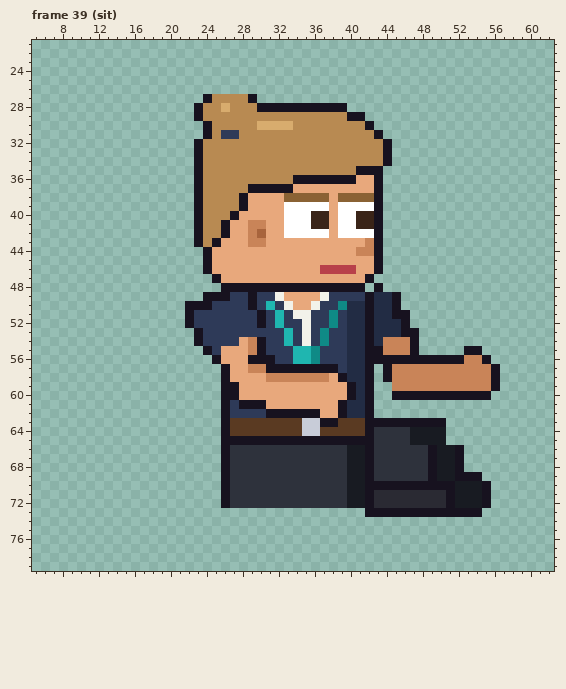
File history of a pixel-art file, sprites/expo/expo_regdesk_right_anim.aseprite. This is how it looked before the edit.
64x80 pixels, 129 frames. Colours within 5 levels of each other are drawn and written as one. Shown: frame 39 (sit): x 5..62, y 21..79. The old version is drawn lined up with the new one. The commit also changed other frames, which this record leaves out.
The same view after the edit:
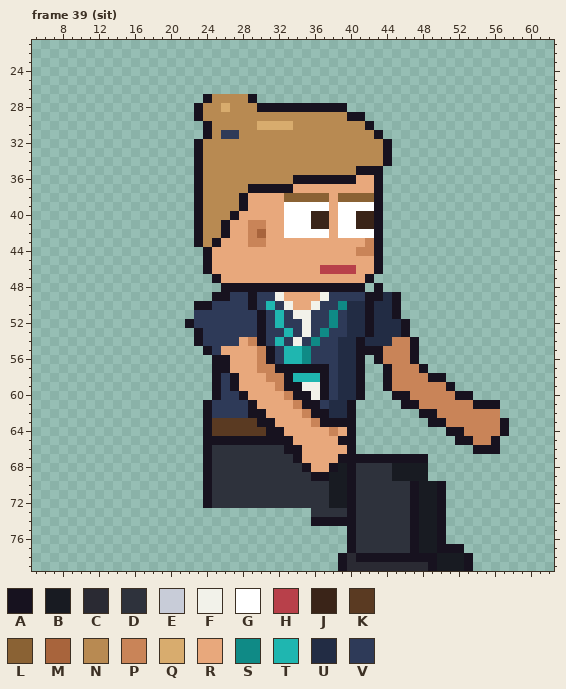
Palette (. is transparent): A #17121f  B #181b22  C #2a2a33  D #2e323c  E #c8ccd8  F #f2f2ea  G #ffffff  H #b8404a  J #3a2418  K #5a3a22  L #8a6234  M #a8643c  N #b88a52  P #c98458  Q #d8ac6e  R #e8a87c  S #0f8a86  T #1fb6b0  U #222c44  V #2e3a58
Diff:
whole drawing moved by +2,-6 (the old picture is shown already moved)
Frame 39 (sit):
y 49: x 24 A -> .; x 43 U -> A
y 50: x 22 A -> .
y 51: x 22 A -> .; x 46 A -> .
y 53: x 30 V -> A; x 47 A -> .
y 54: x 32..37 VTVFVS -> TVFVSV; x 39 V -> U; x 41..42 UA -> AU; x 44 P -> U
y 55: x 29..31 PAV -> RPA; x 33 V -> T; x 35..36 TS -> SV; x 39 V -> U; x 41 U -> A; x 53..54 AA -> ..
y 56: x 26 R -> A; x 29..30 AA -> RP; x 33 V -> T; x 35..36 TS -> SV; x 39 V -> U; x 41..42 UA -> A.; x 44..46 AAA -> PPP; x 48..55 AAAAAPPA -> ........
y 57: x 25 . -> A; x 29 P -> R; x 31 A -> P; x 38..39 AV -> VU; x 41..42 UA -> A.; x 48..56 PPPPPPPPA -> A........
y 58: x 25..27 .AR -> AVA; x 33..39 PPPPPRA -> ATTTAVU; x 41..42 UA -> A.; x 49..56 PPPPPPPA -> AA......
y 59: x 25..26 .A -> AV; x 32..42 RRRRRRRRAUA -> PAAFFAVUUA.; x 44 . -> A; x 51..56 PPPPPA -> A.....
y 60: x 25..28 .AAR -> AVVA; x 33..42 RRRRRRRAUA -> PAAFAVUUA.; x 47..51 AAAAA -> PPPPP; x 54..55 AA -> ..
y 61: x 24..26 ..A -> AVV; x 28 A -> V; x 30 A -> R; x 34..42 RRRRRAUUA -> PAAVUUA..; x 46..56 ........... -> AAPPPPPPAAA
y 62: x 24..26 ..A -> AVV; x 29..35 VVAAAAA -> AARRRRP; x 37..42 RRAUUA -> AUUA..; x 48..56 ......... -> AAPPPPPPP
y 63: x 24..26 ..A -> AKK; x 30..36 KKKKKEE -> AARRRRP; x 39..48 KKKAAAAAAA -> AA........; x 51..57 ....... -> PPPPPPA
y 64: x 24..26 ..A -> AKK; x 31..57 KKKKEEKKKKKADDDDBBBB....... -> AARRRRRPRA..........AAPPPPA
y 65: x 24..25 .. -> AA; x 34..38 AAAAA -> RRRRR; x 41..50 AADDDDBBBB -> ..........; x 52..56 ..... -> AAPPA
y 66: x 24..26 ..A -> ADD; x 33..52 DDDDDDDBBADDDDDDABBA -> AARRRRRA............; x 54..56 ... -> AAA
y 67: x 24..26 ..A -> ADD; x 34..41 DDDDDDBB -> ARRRRAAA; x 43..52 DDDDDDABBA -> AAAAAA....
y 68: x 24..26 ..A -> ADD; x 35..42 DDDDDBBA -> ARRABADD; x 45..52 DDDDABBA -> BBBB....
y 69: x 24..26 ..A -> ADD; x 36..42 DDDDBBA -> AABBADD; x 45..54 DDDDABBAAA -> BBBB......
y 70: x 24..26 ..A -> ADD; x 38..46 DDBBAAAAA -> BBADDDDDD; x 48..49 AA -> BB; x 51..55 ABBBA -> .....
y 71..72: x 24..26 ..A -> ADD; x 38..55 DDBBACCCCCCCCABBBA -> BBADDDDDDABBA.....
y 73: x 36..46 ......AAAAA -> DDDDADDDDDD; x 48..49 AA -> BB; x 51..54 AAAA -> ....
y 74: x 36..50 ............... -> AAAAADDDDDDABBA
y 75..76: x 40..50 ........... -> ADDDDDDABBA
y 77: x 40..52 ............. -> ADDDDDDABBAAA
y 78: x 39..53 ............... -> ACAAAAAAAAABBBA
y 79: x 39..53 ............... -> ACCCCCCCCCABBBA
